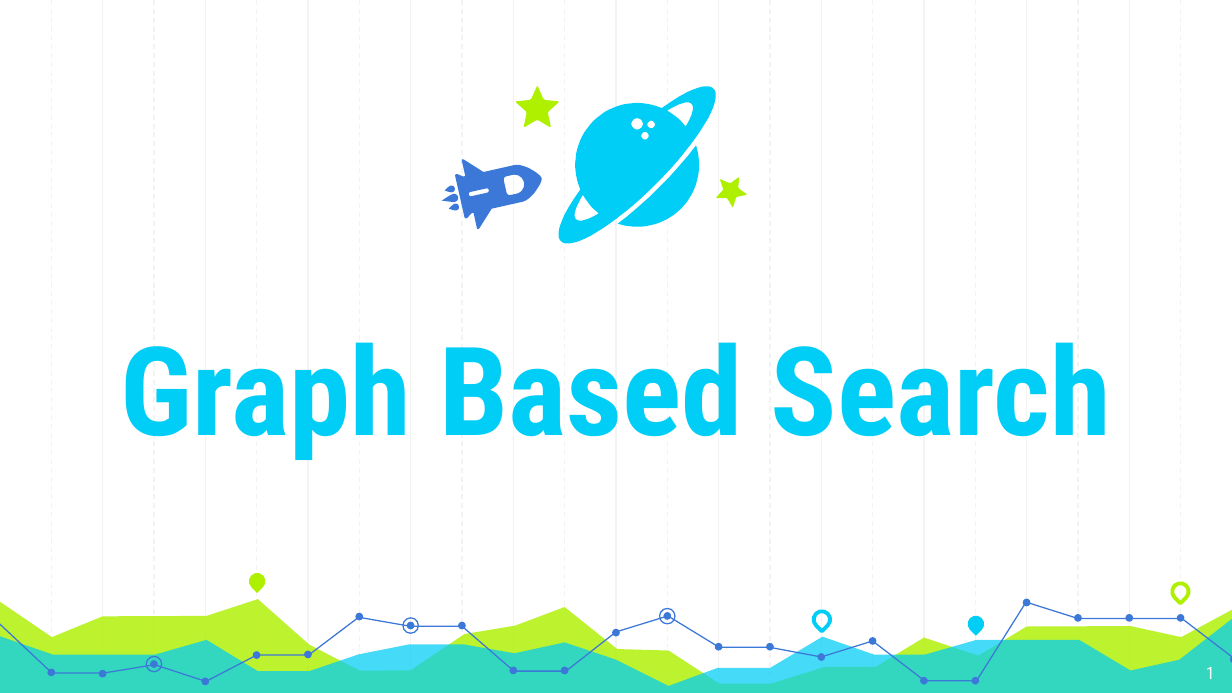
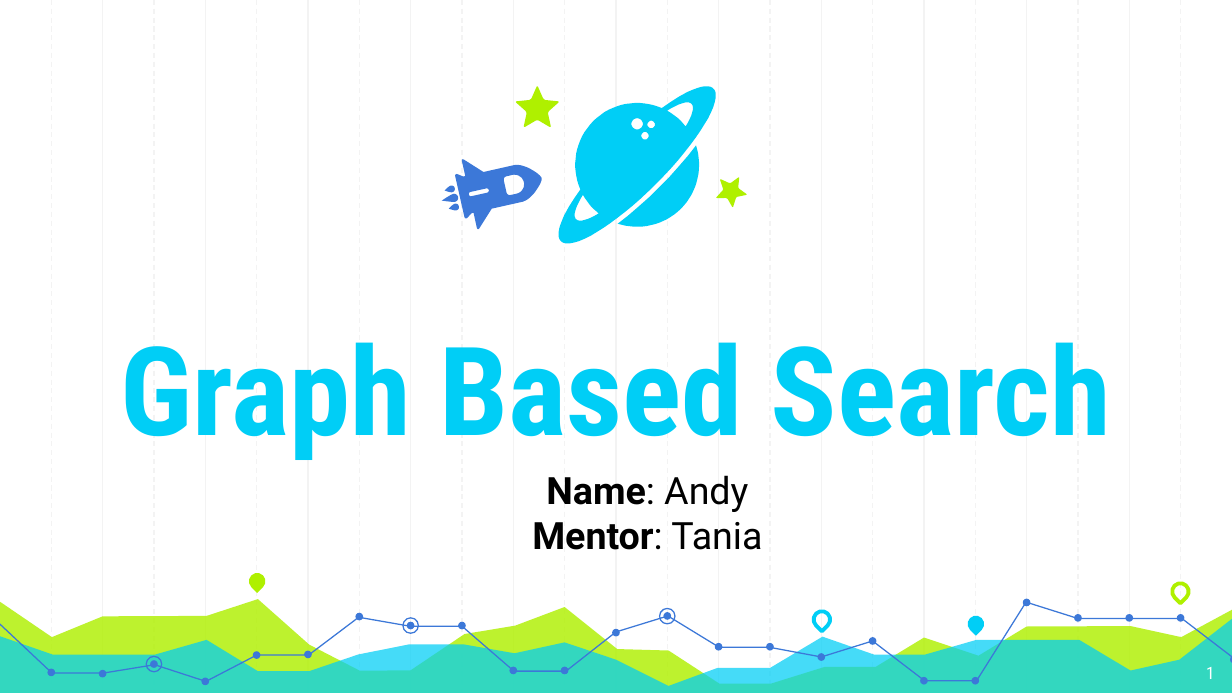
Before and after one commit to Andyayk/app, a slide deck: slide 1 of Graph Based Search Version 2.pptx. Drawn at 1232x693 pixels with LibreOffice and Linux fonts; fonts in the diff are those of the drawing. Boxes give left, top, right and bottom in pixels: in the first picture for what was removed or moved away, otherwise in the second. Text is boxed around its words. In the diff, an @@ line names an element or a change of style, - is before the commit and + after.

```diff
--- a/Graph Based Search Version 2.pptx
+++ b/Graph Based Search Version 2.pptx
@@ text added at box(532, 475, 762, 550), 22 pt, text #000000 @@
+Name: Andy
+Mentor: Tania
```
Also in this commit, not shown: 9 other slides changed.
